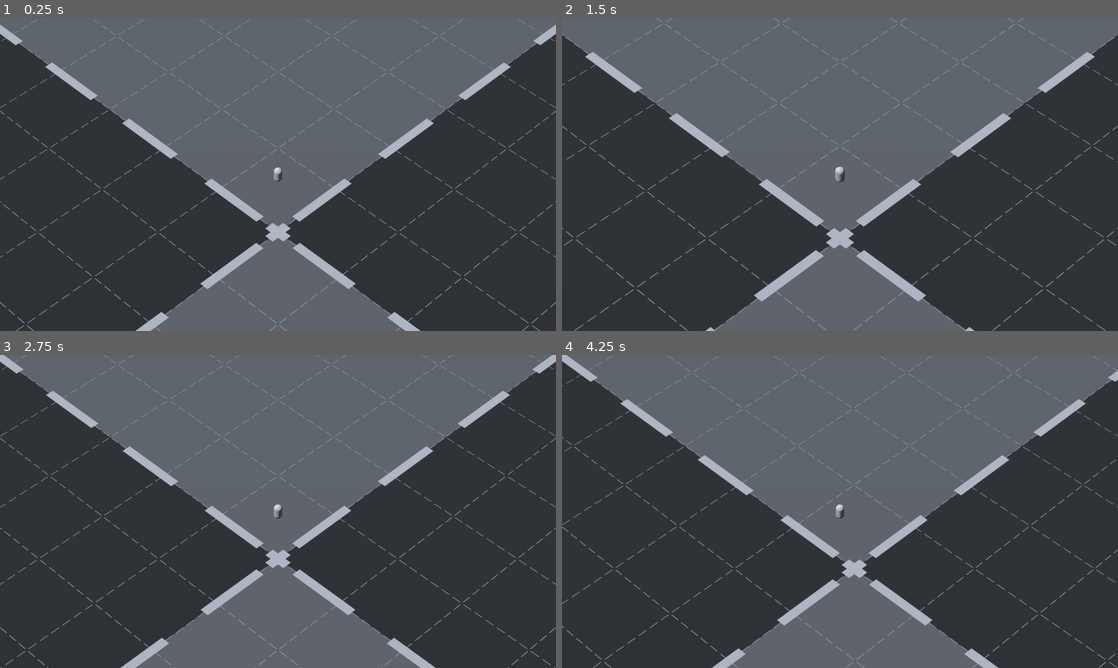
Above: before the commit, frames 1-4 (two rows, left to right).
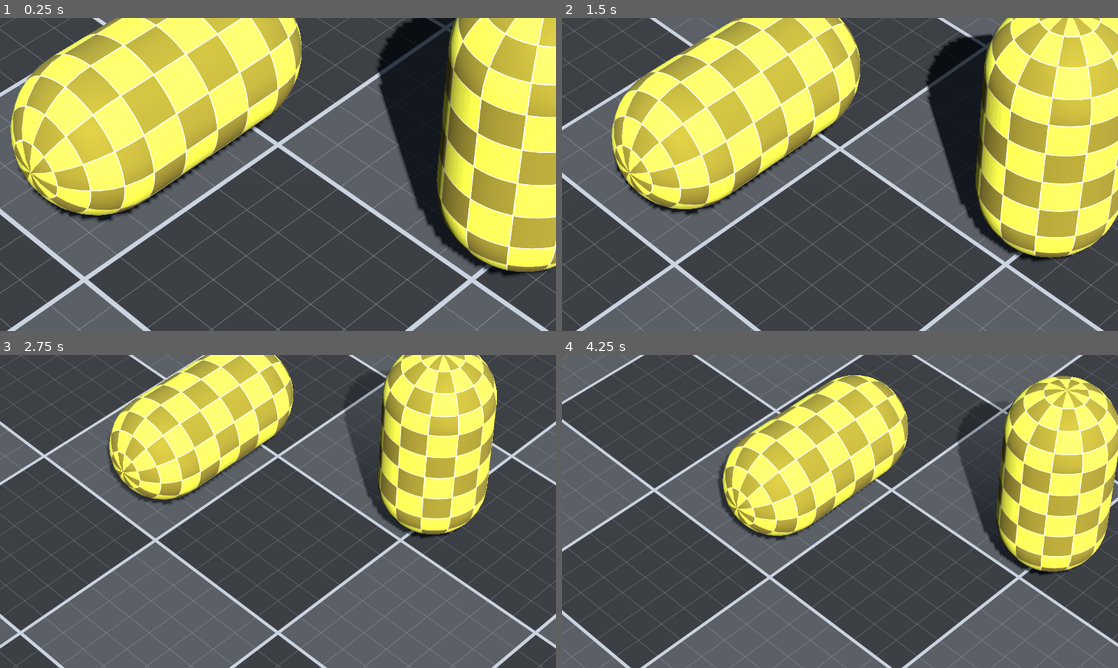
Above: after the commit, the same moments.

Repository: kodiitulip/strategy-game-camera
Game: Godot game, scene res://scenes/main/main.tscn
The game is run twice, just before and just after one commit, with the same random seed, the same clock (stepped at 60 frames per second) and the same inputs.
Inputs (mouse positions are in pixels of both pictures, inside the frame that each line leads up to):
- Up to frame 1 (0.25 s): no input
- Up to frame 2 (1.5 s): move the mouse to (962, 158) at 0.52 s; hold Shift (fast_cam_moviment) 0.53-1.28 s; tap Mouse wheel up (mouse_zoom_in) at 0.8, 1.35 s; move the mouse to (728, 190) at 1.27 s
- Up to frame 3 (2.75 s): tap Mouse wheel down (mouse_zoom_out) at 1.55 s; move the mouse to (333, 442) at 2.02 s; hold Mouse wheel down (mouse_zoom_out) from 2.03 s (still down); tap S (move_cam_backward) at 2.3 s
- Up to frame 4 (4.25 s): move the mouse to (812, 574) at 2.77 s; release Mouse wheel down (mouse_zoom_out) at 2.78 s; tap S (move_cam_backward) at 2.85 s; tap W (move_cam_forward) at 3.05, 3.6 s; move the mouse to (1006, 558) at 3.52 s; tap A (move_cam_left) at 3.8 s

The runs differ from the first frame. In frame 1, 78% of the frame differs, in the area x 0-100%, y 0-100%; in frame 2, 75%; in frame 3, 64%; in frame 4, 64%.

Commit message:
change raycast detection to use Plane
no longer relying on a physics body to detect when right clicked on the world.

Diff:
--- a/scenes/camera/camera.gd
+++ b/scenes/camera/camera.gd
@@ -1,54 +1,64 @@
 class_name CameraController
 extends Node3D
 
-@export var movement_time: float = 5.0
+@export_group("Speed", "speed_")
 @export var speed_normal: float = 0.5
 @export var speed_fast: float = 3.0
+@export_group("Zoom", "zoom_")
+@export var zoom_amount: float = 10.0
+@export var zoom_max: float = 200.0
+@export var zoom_min: float = 50.0
+@export var movement_time: float = 5.0
 @export var rotation_amount: float = 2.0
-@export var zoom_amount: Vector3 = Vector3(0, -10, 10)
 
-var movement_speed: float
 var new_position: Vector3
 var new_rotation: Quaternion
-var new_zoom: Vector3:
-	set(value):
-		new_zoom = Vector3(
-			value.x,
-			clampf(value.y, 80, 2500),
-			clampf(value.z, -2500, -80)
-			)
+var new_zoom: float
 var drag_start_pos: Vector3
 var drag_current_pos: Vector3
 
-@onready var camera: Camera3D = $Camera3D
+@onready var camera: Camera3D = $SpringArm3D/Camera3D
+@onready var camera_arm: SpringArm3D = $SpringArm3D
 
 
 func _ready() -> void:
 	new_position = global_position
 	new_rotation = Quaternion(transform.basis)
-	new_zoom = camera.position
+	new_zoom = camera_arm.spring_length
 
 
 func _process(delta: float) -> void:
 	_handle_movement_input()
-	_handle_movement_mouse_input()
 	_handle_rotation_input()
 	_handle_zoom_input()
+	_handle_movement_mouse_input()
+
+	new_zoom = clampf(new_zoom, zoom_min, zoom_max)
+	#new_position.y = 10.0
 
 	global_position = global_position.lerp(new_position, delta * movement_time)
 	transform.basis = transform.basis.slerp(Basis(new_rotation.normalized()),
 		delta * movement_time)
-	camera.position = camera.position.lerp(new_zoom, delta * movement_time)
+	camera_arm.spring_length = lerpf(camera_arm.spring_length,
+		new_zoom, delta * movement_time)
 
 
 func _unhandled_input(event: InputEvent) -> void:
 	if event.is_action_pressed(&"mouse_zoom_in"):
+		new_zoom -= zoom_amount
+	if event.is_action_pressed(&"mouse_zoom_out"):
 		new_zoom += zoom_amount
-	if event.is_action_pressed(&"mouse_zoom_out"):
-		new_zoom -= zoom_amount
 
 	if event is InputEventMouseMotion:
 		_handle_rotation_mouse_input(event as InputEventMouseMotion)
+
+
+func _cast_ray_from_cam(cam: Camera3D, ray_length: float) -> Variant:
+	var plane: Plane = Plane(Vector3.UP).normalized()
+	var mouse_pos: Vector2 = get_viewport().get_mouse_position()
+	var origin: Vector3 = cam.project_ray_origin(mouse_pos)
+	var end: Vector3 = origin + cam.project_ray_normal(mouse_pos) * ray_length
+	return plane.intersects_segment(origin, end)
 
 
 func _handle_rotation_mouse_input(event: InputEventMouseMotion) -> void:
@@ -60,33 +70,18 @@
 
 func _handle_movement_mouse_input() -> void:
 	if Input.is_action_just_pressed(&"move_cam_mouse"):
-		var space_state: PhysicsDirectSpaceState3D = get_world_3d().direct_space_state
-		var mouse_pos: Vector2 = get_viewport().get_mouse_position()
-		var origin: Vector3 = camera.project_ray_origin(mouse_pos)
-		var end: Vector3 = origin + camera.project_ray_normal(mouse_pos) * 2500
-		var query: PhysicsRayQueryParameters3D = PhysicsRayQueryParameters3D.create(
-			origin, end)
-		var result: Dictionary = space_state.intersect_ray(query)
-		drag_start_pos = result["position"] \
-			if not result.is_empty() \
-			else Vector3.ZERO
-
+		var pos: Variant = _cast_ray_from_cam(camera, new_zoom * 2)
+		if pos:
+			drag_start_pos = pos
 	if Input.is_action_pressed(&"move_cam_mouse"):
-		var space_state: PhysicsDirectSpaceState3D = get_world_3d().direct_space_state
-		var mouse_pos: Vector2 = get_viewport().get_mouse_position()
-		var origin: Vector3 = camera.project_ray_origin(mouse_pos)
-		var end: Vector3 = origin + camera.project_ray_normal(mouse_pos) * 2500
-		var query: PhysicsRayQueryParameters3D = PhysicsRayQueryParameters3D.create(
-			origin, end)
-		var result: Dictionary = space_state.intersect_ray(query)
-		drag_current_pos = result["position"] \
-			if not result.is_empty() \
-			else Vector3.ZERO
+		var pos: Variant = _cast_ray_from_cam(camera, new_zoom * 2)
+		if pos:
+			drag_current_pos = pos
 		new_position = global_position + drag_start_pos - drag_current_pos
 
 
 func _handle_zoom_input() -> void:
-	var axis: float = Input.get_axis(&"zoom_out",&"zoom_in")
+	var axis: float = Input.get_axis(&"zoom_in",&"zoom_out")
 	new_zoom += axis * zoom_amount
 
 
@@ -96,14 +91,16 @@
 
 
 func _handle_movement_input() -> void:
-	movement_speed = speed_fast \
-		if Input.is_action_pressed(&"fast_cam_moviment") \
-		else speed_normal
+	var movement_speed: float = speed_fast \
+			if Input.is_action_pressed(&"fast_cam_moviment") \
+			else speed_normal
+
 	var dir: Vector2 = Input.get_vector(
-		&"move_cam_left",
-		&"move_cam_right",
-		&"move_cam_forward",
-		&"move_cam_backward"
-		)
+			&"move_cam_left", &"move_cam_right",
+			&"move_cam_forward", &"move_cam_backward")
+
 	var new_transform: Vector3 = (transform.basis * -Vector3(dir.x, 0.0, dir.y))
-	new_position += new_transform.normalized() * movement_speed
+	var speed_modfier: float = remap(new_zoom, zoom_min, zoom_max,
+		1, zoom_max / zoom_min)
+
+	new_position += new_transform.normalized() * movement_speed * speed_modfier
--- a/scenes/camera/camera.tscn
+++ b/scenes/camera/camera.tscn
@@ -1,16 +1,16 @@
-[gd_scene load_steps=3 format=3 uid="uid://jg04b088eu34"]
+[gd_scene load_steps=2 format=3 uid="uid://jg04b088eu34"]
 
 [ext_resource type="Script" path="res://scenes/camera/camera.gd" id="1_w8t06"]
-
-[sub_resource type="CapsuleMesh" id="CapsuleMesh_qjk31"]
 
 [node name="CameraRig" type="Node3D"]
 transform = Transform3D(0.707107, 0, 0.707107, 0, 1, 0, -0.707107, 0, 0.707107, 0, 10, 0)
 script = ExtResource("1_w8t06")
 
-[node name="Camera3D" type="Camera3D" parent="."]
-transform = Transform3D(-1, 6.18173e-08, -6.18173e-08, 0, 0.707107, 0.707107, 8.74228e-08, 0.707107, -0.707107, 0, 150, -150)
+[node name="SpringArm3D" type="SpringArm3D" parent="."]
+transform = Transform3D(-1, -6.18172e-08, 6.18172e-08, 0, 0.707107, 0.707107, -8.74228e-08, 0.707107, -0.707107, 0, 0, 0)
+collision_mask = 0
+spring_length = 20.0
+
+[node name="Camera3D" type="Camera3D" parent="SpringArm3D"]
+transform = Transform3D(0.999999, 0, 0, 0, 1, 0, 0, 0, 1, 0, 0, 0)
 fov = 10.0
-
-[node name="MeshInstance3D" type="MeshInstance3D" parent="."]
-mesh = SubResource("CapsuleMesh_qjk31")
--- a/scenes/main/main.tscn
+++ b/scenes/main/main.tscn
@@ -14,48 +14,85 @@
 background_mode = 2
 sky = SubResource("Sky_gvbgu")
 
-[sub_resource type="PlaneMesh" id="PlaneMesh_n8fwu"]
-size = Vector2(2000, 2000)
-
-[sub_resource type="ShaderMaterial" id="ShaderMaterial_5jgov"]
+[sub_resource type="ShaderMaterial" id="ShaderMaterial_n5kf0"]
 render_priority = 0
 shader = ExtResource("1_7ug7m")
 shader_parameter/subdivisions = 32.0
 shader_parameter/grid_width = 0.02
-shader_parameter/background_color = Color(0.0962048, 0.0962047, 0.0962047, 1)
-shader_parameter/background_color_two = Color(0.265361, 0.265361, 0.265361, 1)
+shader_parameter/background_color = Color(0.2, 0.2, 0.2, 1)
+shader_parameter/background_color_two = Color(0.1, 0.1, 0.1, 1)
 shader_parameter/grid_color = Color(0.5, 0.5, 0.5, 1)
-shader_parameter/dashed_scale_x = 0.4
-shader_parameter/dashed_scale_y = 0.4
-shader_parameter/dashed_count_x = 4.0
-shader_parameter/dashed_count_y = 4.0
+shader_parameter/dashed_scale_x = 0.02
+shader_parameter/dashed_scale_y = 0.02
+shader_parameter/dashed_count_x = 0.0
+shader_parameter/dashed_count_y = 0.0
 shader_parameter/point_width = 0.021
-shader_parameter/point_color = Color(0.5, 0.5, 0.5, 1)
-shader_parameter/point_scale_x = 0.05
-shader_parameter/point_scale_y = 0.05
+shader_parameter/point_color = Color(0, 0, 0, 1)
+shader_parameter/point_scale_x = 0.0
+shader_parameter/point_scale_y = 0.0
 shader_parameter/inside_width = 0.01
 shader_parameter/inside_subdivisions = 6.0
 shader_parameter/inside_color = Color(0.4, 0.4, 0.4, 1)
 shader_parameter/in_dashed_scale_x = 0.3
 shader_parameter/in_dashed_scale_y = 0.3
-shader_parameter/in_dashed_count_x = 6.0
-shader_parameter/in_dashed_count_y = 6.0
+shader_parameter/in_dashed_count_x = 0.0
+shader_parameter/in_dashed_count_y = 0.0
+
+[sub_resource type="PlaneMesh" id="PlaneMesh_js11o"]
+material = SubResource("ShaderMaterial_n5kf0")
+size = Vector2(256, 256)
+
+[sub_resource type="ShaderMaterial" id="ShaderMaterial_20bft"]
+render_priority = 0
+shader = ExtResource("1_7ug7m")
+shader_parameter/subdivisions = 12.0
+shader_parameter/grid_width = 0.02
+shader_parameter/background_color = Color(0.838542, 0.837066, 0.21231, 1)
+shader_parameter/background_color_two = Color(0.473958, 0.422241, 0.0799198, 1)
+shader_parameter/grid_color = Color(1, 1, 1, 1)
+shader_parameter/dashed_scale_x = 0.02
+shader_parameter/dashed_scale_y = 0.02
+shader_parameter/dashed_count_x = 0.0
+shader_parameter/dashed_count_y = 0.0
+shader_parameter/point_width = 0.021
+shader_parameter/point_color = Color(0, 0, 0, 1)
+shader_parameter/point_scale_x = 0.0
+shader_parameter/point_scale_y = 0.0
+shader_parameter/inside_width = 0.01
+shader_parameter/inside_subdivisions = 6.0
+shader_parameter/inside_color = Color(0.4, 0.4, 0.4, 1)
+shader_parameter/in_dashed_scale_x = 0.3
+shader_parameter/in_dashed_scale_y = 0.3
+shader_parameter/in_dashed_count_x = 0.0
+shader_parameter/in_dashed_count_y = 0.0
+
+[sub_resource type="CapsuleMesh" id="CapsuleMesh_i05bg"]
+material = SubResource("ShaderMaterial_20bft")
 
 [node name="Main" type="Node3D"]
 
 [node name="Enviroment" type="Node3D" parent="."]
 
 [node name="DirectionalLight3D" type="DirectionalLight3D" parent="Enviroment"]
-transform = Transform3D(-0.866025, -0.433013, 0.25, 0, 0.5, 0.866025, -0.5, 0.75, -0.433013, 0, 0, 0)
+transform = Transform3D(-0.573576, 0.579228, -0.579228, 0, 0.707107, 0.707107, 0.819152, 0.40558, -0.40558, 0, 0, 0)
+light_energy = 2.0
 shadow_enabled = true
 
 [node name="WorldEnvironment" type="WorldEnvironment" parent="Enviroment"]
 environment = SubResource("Environment_rvnm4")
 
-[node name="CSGMesh3D" type="CSGMesh3D" parent="."]
-use_collision = true
-mesh = SubResource("PlaneMesh_n8fwu")
-material = SubResource("ShaderMaterial_5jgov")
+[node name="CameraRig" parent="." instance=ExtResource("1_ycend")]
 
-[node name="CameraRig" parent="." instance=ExtResource("1_ycend")]
-transform = Transform3D(0.707107, 0, 0.707107, 0, 1, 0, -0.707107, 0, 0.707107, 0, 10, 0)
+[node name="Space" type="Node3D" parent="."]
+
+[node name="Floor" type="MeshInstance3D" parent="Space"]
+mesh = SubResource("PlaneMesh_js11o")
+skeleton = NodePath("../..")
+
+[node name="MeshInstance3D" type="MeshInstance3D" parent="Space"]
+transform = Transform3D(5, 0, 0, 0, 5, 0, 0, 0, 5, 0, 5, 10)
+mesh = SubResource("CapsuleMesh_i05bg")
+
+[node name="MeshInstance3D2" type="MeshInstance3D" parent="Space"]
+transform = Transform3D(5, 0, 0, 0, -2.18557e-07, -5, 0, 5, -2.18557e-07, 10, 3, 5)
+mesh = SubResource("CapsuleMesh_i05bg")
Binary file removed: assets/MiniMe (Copy).png
Not shown: 1 places in scenes/main/main.tscn that only renumber resources
